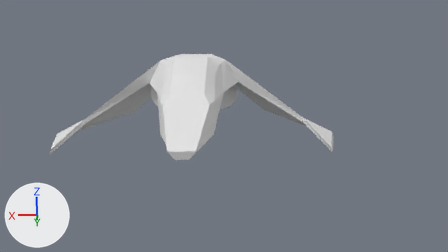
The Blender file raw/ship1.blend, before and after one commit.
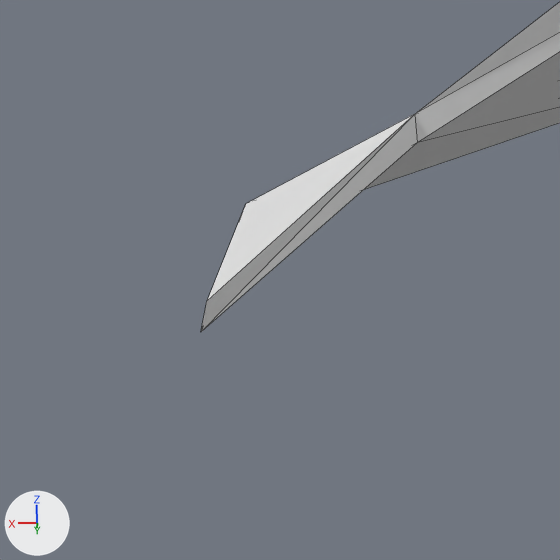
The first picture shows the older version from the file's camera 'Camera'. The close-ups show both versions on the part from 4% to 24% of the width and 40% to 76% of the height of that picture; other places that the commit changed are outside them. The lights are fixed; the arrows at lower left show +X, +Y and +Z. The close-ups show mesh edges as thin lines. Materials are left out; every surface is plain grey.
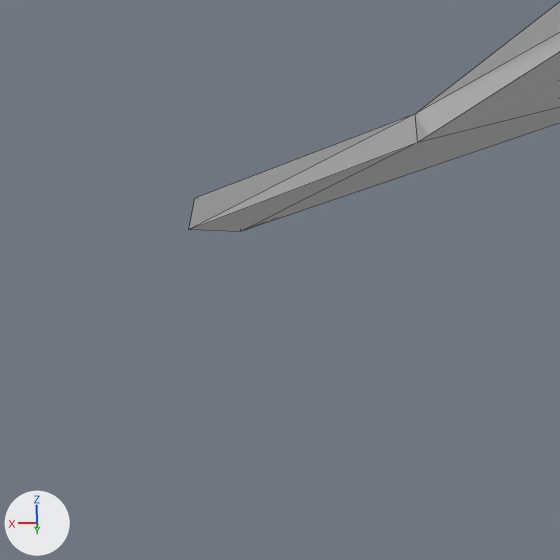
The newer file is also turned or shifted as a whole; pictures and numbers use the older file's frame.

Pixel boxes (x1, y1, x2, y2) of what changed, in the close-ups (560 x 560 px; the box of a moved part takes in the faces that stretch with it):
```json
{"object": "Cube", "change": "reshaped", "before": [201, 2, 560, 332], "after": [189, 2, 560, 232]}
{"part": 1, "of": "me_cube", "change": "moved or reshaped", "before": [201, 114, 417, 332], "after": [189, 114, 417, 232]}
```

Edits to the scene script, one JSON object a line:
```json
{"block": "me_cube", "where": "me_cube.from_pydata(...)  # 206 vertices, 374 faces; spans x -2.61..2.61, y -0.8..3.76, z -0.42..1.14"}
{"block": "me_cube", "where": "# used by ob_cube; location = (0.0, 0.0, 0.0)"}
{"block": "me_cube", "where": "# verts and faces of me_cube; kept vertices keep their numbers, new ones are numbered from 206"}
{"block": "me_cube", "where": "# before: 149 (2.4, 2.19, -0.42) at pixel (200, 332), 150 (2.38, 2.19, -0.33) at pixel (206, 301)"}
{"block": "me_cube", "change": "me_cube part 1"}
{"op": "add", "block": "me_cube", "code": "verts[149] = (2.4, 2.19, -0.12)  # moved, pixel (188, 229)"}
{"op": "add", "block": "me_cube", "code": "verts[150] = (2.38, 2.19, -0.03)  # moved, pixel (194, 198)"}
```
